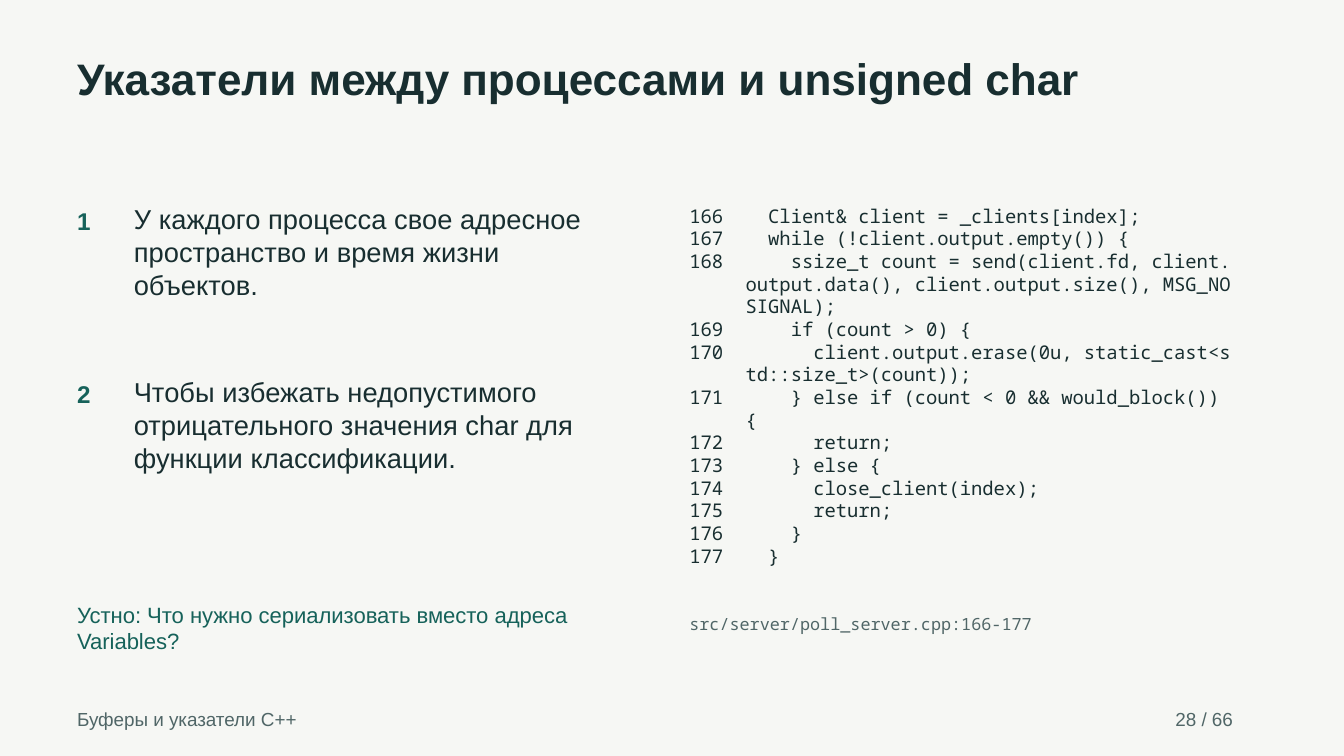
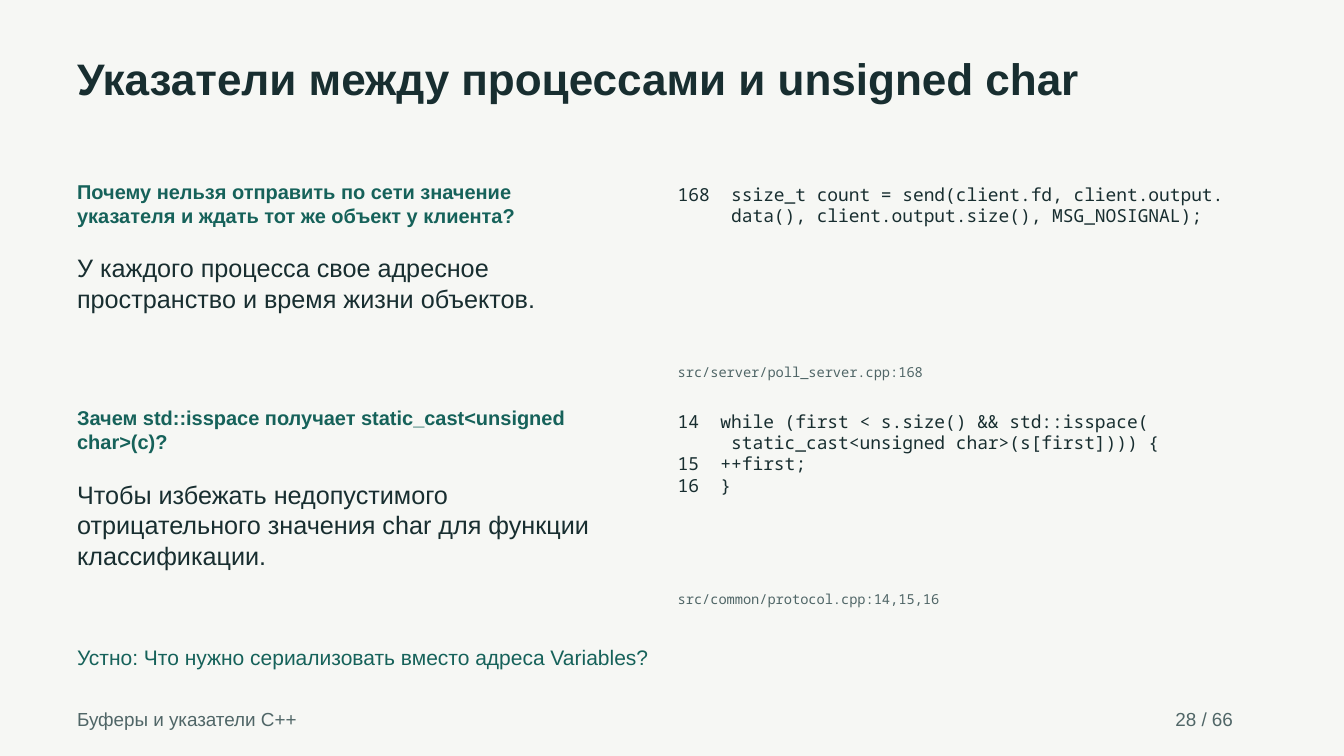
Before and after one commit to AlexUner/alexey-tcp-defense, a slide deck: slide 28 of presentation.pptx. Drawn at 1344x756 pixels with LibreOffice and Linux fonts; fonts in the diff are those of the drawing. Boxes give left, top, right and bottom in pixels: in the first picture for what was removed or moved away, otherwise in the second. Text is boxed around its words. In the diff, an @@ line names an element or a change of style, - is before the commit and + after.

```diff
--- a/presentation.pptx
+++ b/presentation.pptx
@@ text added at [77,185,514,227], 14.2 pt, text #16625A, bold @@
+Почему нельзя отправить по сети значение указателя и ждать тот же объект у клиента?
@@ text added at [678,187,1224,227], 12.8 pt, text #182E30 @@
+168 ssize_t count = send(client.fd, client.output.
+data(), client.output.size(), MSG_NOSIGNAL);
@@ text removed at [689,208,1231,520] @@
-166 Client& client = _clients[index];
-167 while (!client.output.empty()) {
-168 ssize_t count = send(client.fd, client.
-output.data(), client.output.size(), MSG_NO
-SIGNAL);
-169 if (count > 0) {
-170 client.output.erase(0u, static_cast<s
-td::size_t>(count));
-171 } else if (count < 0 && would_block())
-{
-172 return;
-173 } else {
-174 close_client(index);
-175 return;
-176 }
-177 }
@@ text removed at [77,213,90,230] @@
-1
@@ text "У каждого процесса свое адресное ...": place and size @@
-text "У каждого процесса свое адресное ..." at [134,210,581,296]
+text "У каждого процесса свое адресное ..." at [77,259,535,313]
@@ text "У каждого процесса свое адресное ..." at [77,259,535,313]: size 19.5 to 18 pt @@
@@ text removed at [77,386,90,403] @@
-2
@@ text at [678,366,923,381]: text changed; size 12 to 9.8 pt @@
-src/server/poll_server.cpp:166-177
+src/server/poll_server.cpp:168
@@ text added at [77,410,565,453], 14.2 pt, text #16625A, bold @@
+Зачем std::isspace получает static_cast<unsigned char>(c)?
@@ text added at [678,414,1148,473], 12.8 pt, text #182E30 @@
+14 while (first < s.size() && std::isspace(
+static_cast<unsigned char>(s[first]))) {
+15 ++first;
+16 }
@@ text "Чтобы избежать недопустимого отрицательного значения ..." at [77,485,589,570]: size 19.5 to 18 pt @@
@@ text "Чтобы избежать недопустимого отрицательного значения ...": place and size @@
-text "Чтобы избежать недопустимого отрицательного значения ..." at [134,382,573,473]
+text "Чтобы избежать недопустимого отрицательного значения ..." at [77,485,589,570]
@@ text added at [678,593,940,607], 9.8 pt, text #506667 @@
+src/common/protocol.cpp:14,15,16
@@ text "Устно: Что нужно сериализовать вместо ...": place and size @@
-text "Устно: Что нужно сериализовать вместо ..." at [77,607,568,650]
+text "Устно: Что нужно сериализовать вместо ..." at [77,649,648,669]
@@ text "Устно: Что нужно сериализовать вместо ..." at [77,649,648,669]: size 15.8 to 15 pt @@
```
Also in this commit, not shown: 54 other slides changed, 9 slides added, 9 slides removed, 2 other files.
